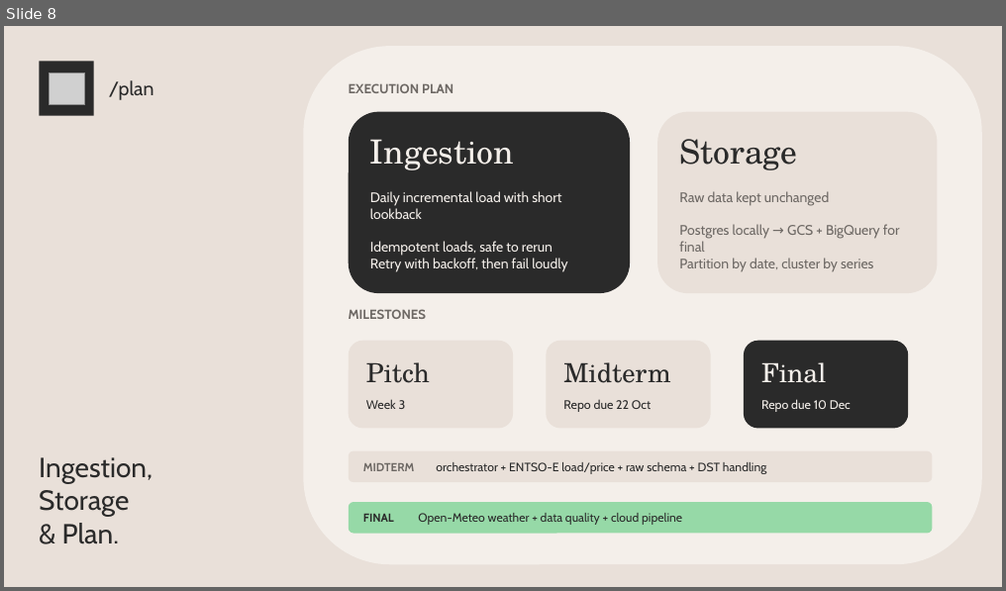
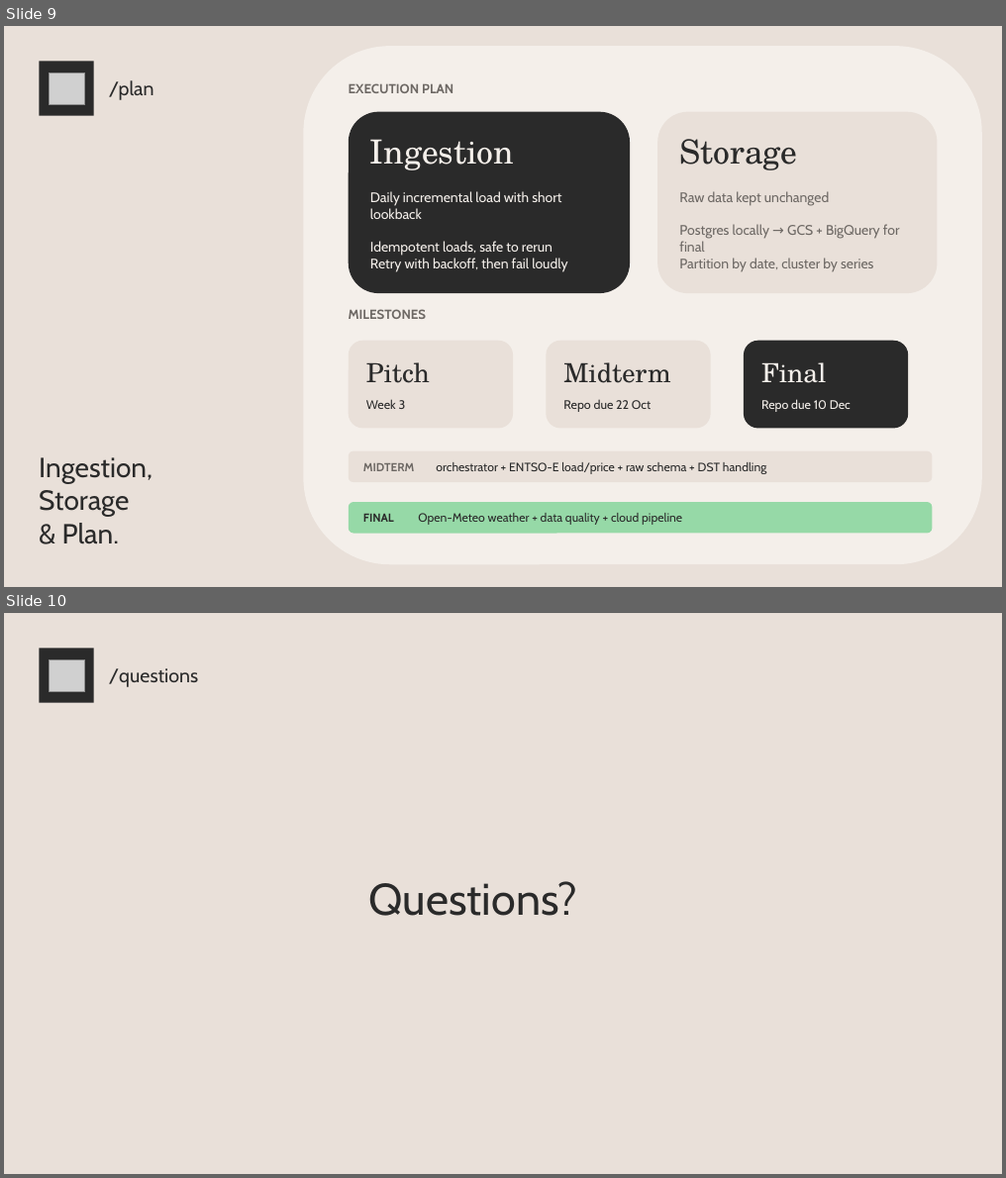
Before and after one commit to 0xff4b/saftimize, a slide deck: docs/saftimize-pitch.pptx. Shown one above the other, each under a label of ours: slide 8 before the commit, slides 9 and 10 after it. The pictures are 1006x591 and 1006x1178 pixels, drawn with LibreOffice and Linux fonts; fonts in the diff are those of the drawing; grey boxes stand for pictures. Boxes give left, top, right and bottom in pixels: in the first picture for what was removed or moved away, otherwise in the second. Text is boxed around its words. In the diff, an @@ line names an element or a change of style, - is before the commit and + after.

```diff
--- a/docs/saftimize-pitch.pptx
+++ b/docs/saftimize-pitch.pptx
@@ slide 10 added at (x1=4, y1=613, x2=1002, y2=1174), background #E9E0D9 @@
@@ rectangle added at (x1=39, y1=648, x2=94, y2=703), fill #2A2A2A @@
@@ picture added at (x1=49, y1=660, x2=85, y2=692) @@
@@ text added at (x1=109, y1=668, x2=198, y2=687), 14 pt, text #2A2A2A @@
+/questions
@@ text added at (x1=369, y1=881, x2=577, y2=916), 32 pt, text #2A2A2A @@
+Questions?
@@ what was slide 8 is now slide 9 @@
```
Also in this commit, not shown: 2 slides changed, 1 other slide added, 2 other files.
